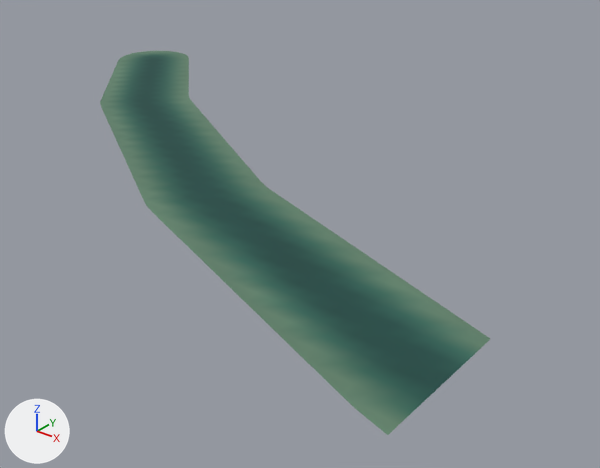
The glTF model games/yorimichi/assets/belmonte/meshes/SM_BM_BC_Water_0.glb: old version first, new version second.
Rendered twice from a 50 mm camera at (-202.0, -227.0, 58.0) aimed at (-334.0, -62.0, -45.0). Lighting does not change. The marker at lower left points along +X, +Y and +Z. The older version comes first.

Objects in the first picture: 'SM_BM_BC_Water_0'.
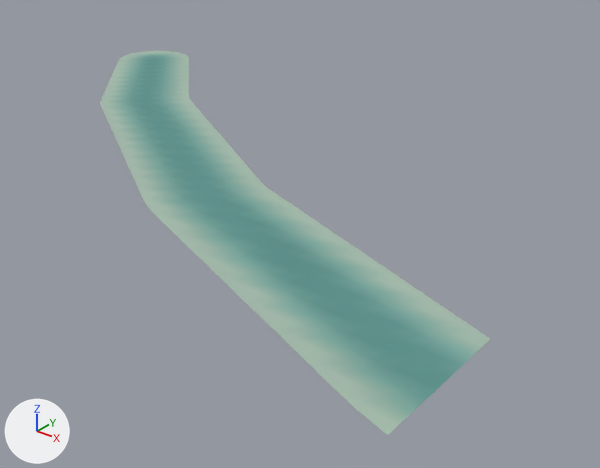
Changed parts and their boxes [x1, y1, x2, y2] in the pictures (600 x 468 px):
```json
{"part": 1, "of": "me_sm_bc_water_0", "change": "recoloured", "before": [119, 55, 472, 402], "after": [119, 55, 472, 402], "on screen": "dark cyan to cyan"}
{"part": 2, "of": "me_sm_bc_water_0", "change": "recoloured", "before": [110, 53, 483, 414], "after": [110, 53, 483, 414]}
{"part": 3, "of": "me_sm_bc_water_0", "change": "recoloured", "before": [100, 51, 490, 435], "after": [100, 51, 490, 435]}
{"part": 4, "of": "me_sm_bc_water_0", "change": "recoloured", "before": [103, 52, 481, 424], "after": [103, 52, 481, 424]}
```

Scene script edits in JSON lines:
```json
{"block": "me_sm_bc_water_0", "where": "me_sm_bc_water_0.from_pydata(...)  # 612 vertices, 1048 faces; spans x -460.0..-256.0, y -139.0..1.0, z -26.0..-22.0"}
{"block": "me_sm_bc_water_0", "where": "# used by ob_sm_bm_bc_water_0; location = (0.0, 0.0, 0.0)"}
{"block": "me_sm_bc_water_0", "change": "me_sm_bc_water_0 part 1: 420 faces centred in x -450.0..-257.0, y -129.0..-9.0, z -26.0..-22.0 are repainted in the vertex colours; the middle colour goes from dark cyan #1b4c46 to cyan #5c948f"}
{"block": "me_sm_bc_water_0", "change": "me_sm_bc_water_0 part 2: 199 faces centred in x -454.0..-257.0, y -133.0..-5.0, z -26.0..-22.0 are repainted in the vertex colours; the middle colour goes from dark green #3b6c5b to greyish green #84aea1"}
{"block": "me_sm_bc_water_0", "change": "me_sm_bc_water_0 part 3: 268 faces centred in x -460.0..-257.0, y -137.0..1.0, z -26.0..-22.0 are repainted in the vertex colours; the middle colour goes from greyish green #61816a to grey #a6bcad"}
{"block": "me_sm_bc_water_0", "change": "me_sm_bc_water_0 part 4: 161 faces centred in x -458.0..-257.0, y -134.0..-1.0, z -26.0..-22.0 are repainted in the vertex colours; the middle colour goes from greyish green #5f7f68 to grey #a4bbab"}
```
